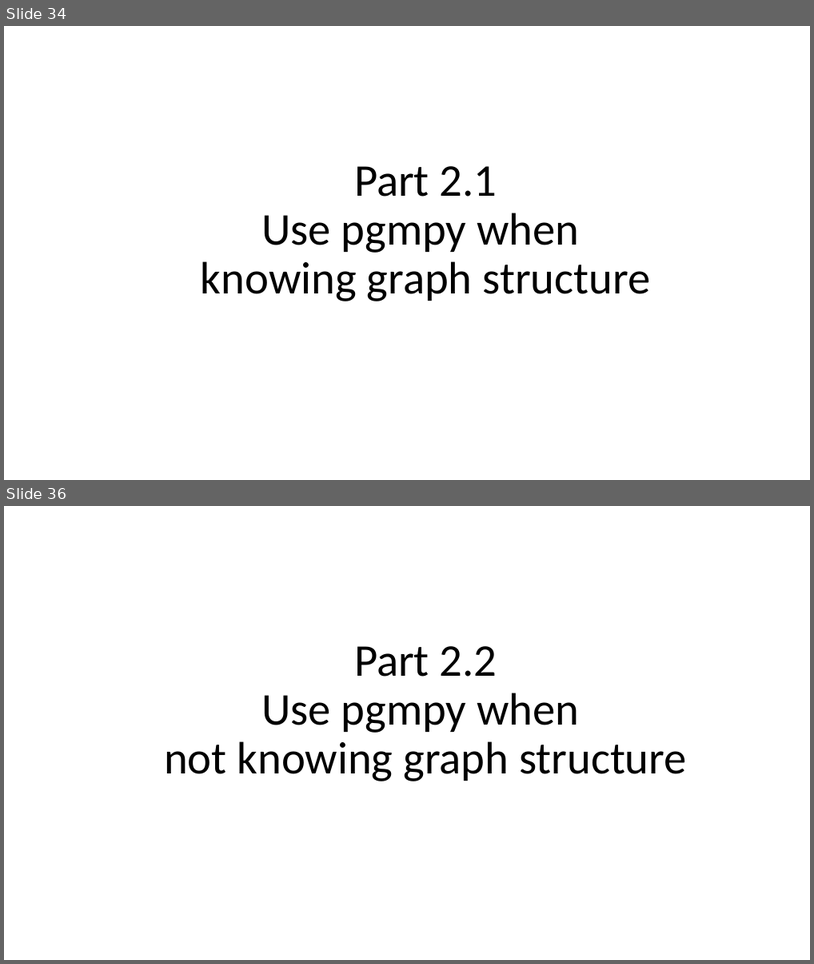
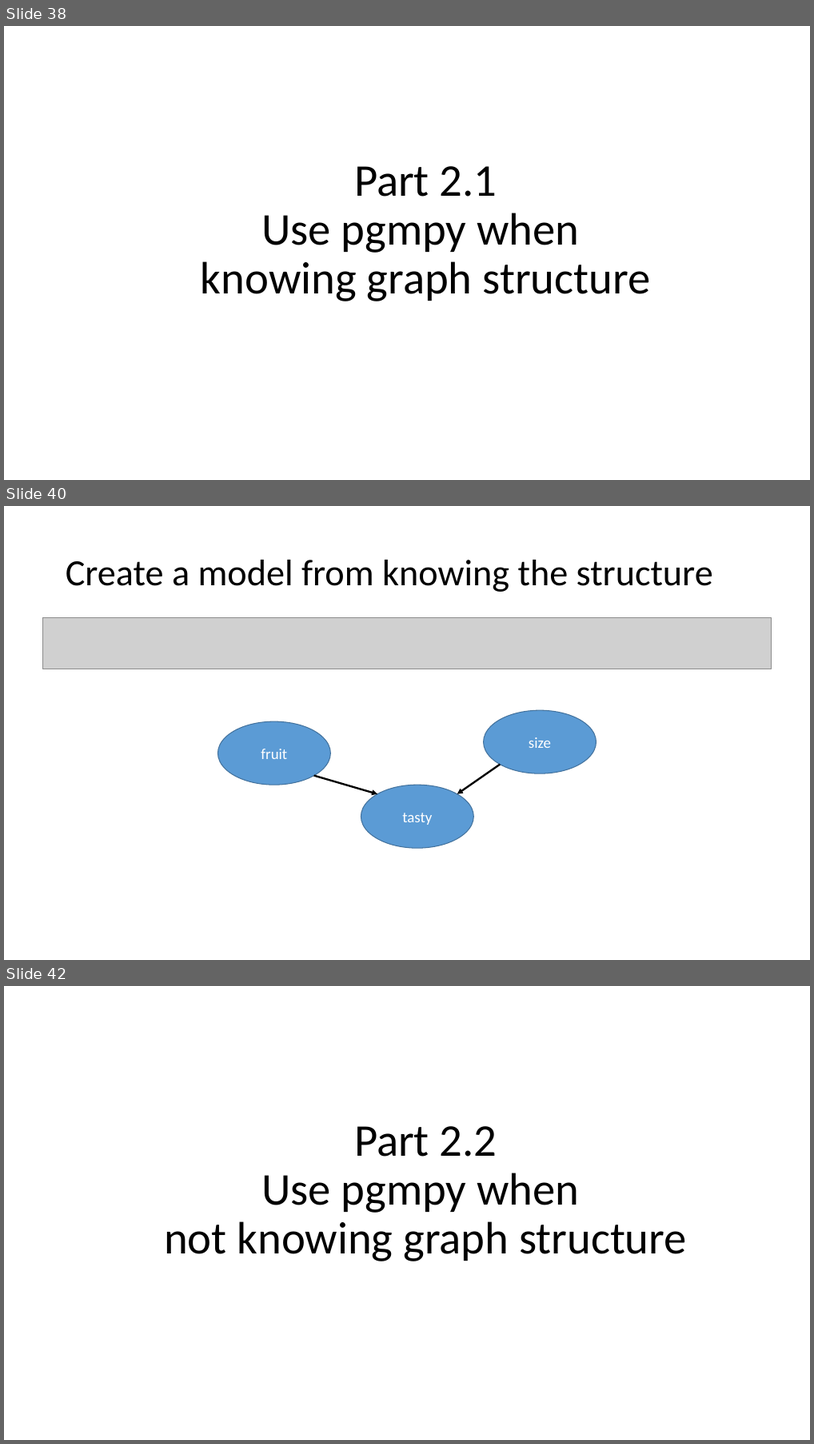
Before and after one commit to nguyenduyhanlam/Probabilistic_Graphical_Models, a slide deck: NguyenDuyHanLam_196005004/baocao.pptx. Shown one above the other, each under a label of ours: slides 34 and 36 before the commit, slides 38, 40 and 42 after it; the slides between them are not shown. The pictures are 814x964 and 814x1444 pixels, drawn with LibreOffice and Linux fonts; fonts in the diff are those of the drawing; grey boxes stand for pictures. Boxes give left, top, right and bottom in pixels: in the first picture for what was removed or moved away, otherwise in the second. Text is boxed around its words. In the diff, an @@ line names an element or a change of style, - is before the commit and + after.

```diff
--- a/NguyenDuyHanLam_196005004/baocao.pptx
+++ b/NguyenDuyHanLam_196005004/baocao.pptx
@@ slide 40 added at (4, 506, 810, 960), background #FFFFFF @@
@@ title added at (66, 560, 714, 592), 44 pt, text #000000 @@
+Create a model from knowing the structure
@@ picture added at (42, 618, 772, 668) @@
@@ group added at (218, 711, 596, 848): 3 ellipses, 2 arrows @@
+size
+fruit
+tasty
@@ what was slide 34 is now slide 38 @@
@@ what was slide 36 is now slide 42 @@
```
Also in this commit, not shown: 2 slides changed, 6 other slides added, 1 slide removed.
